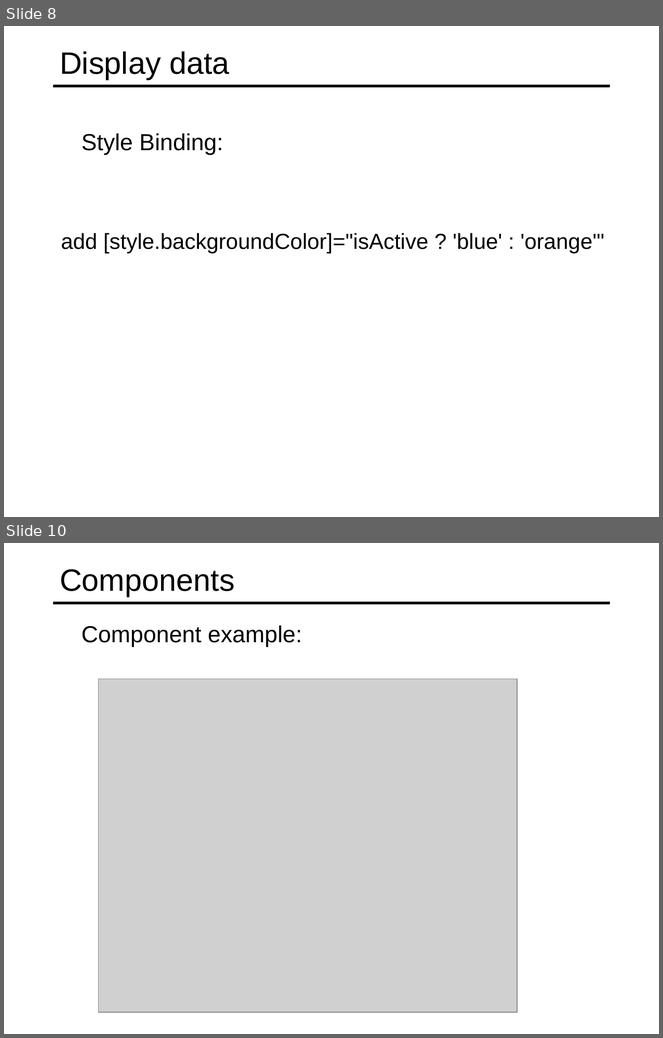
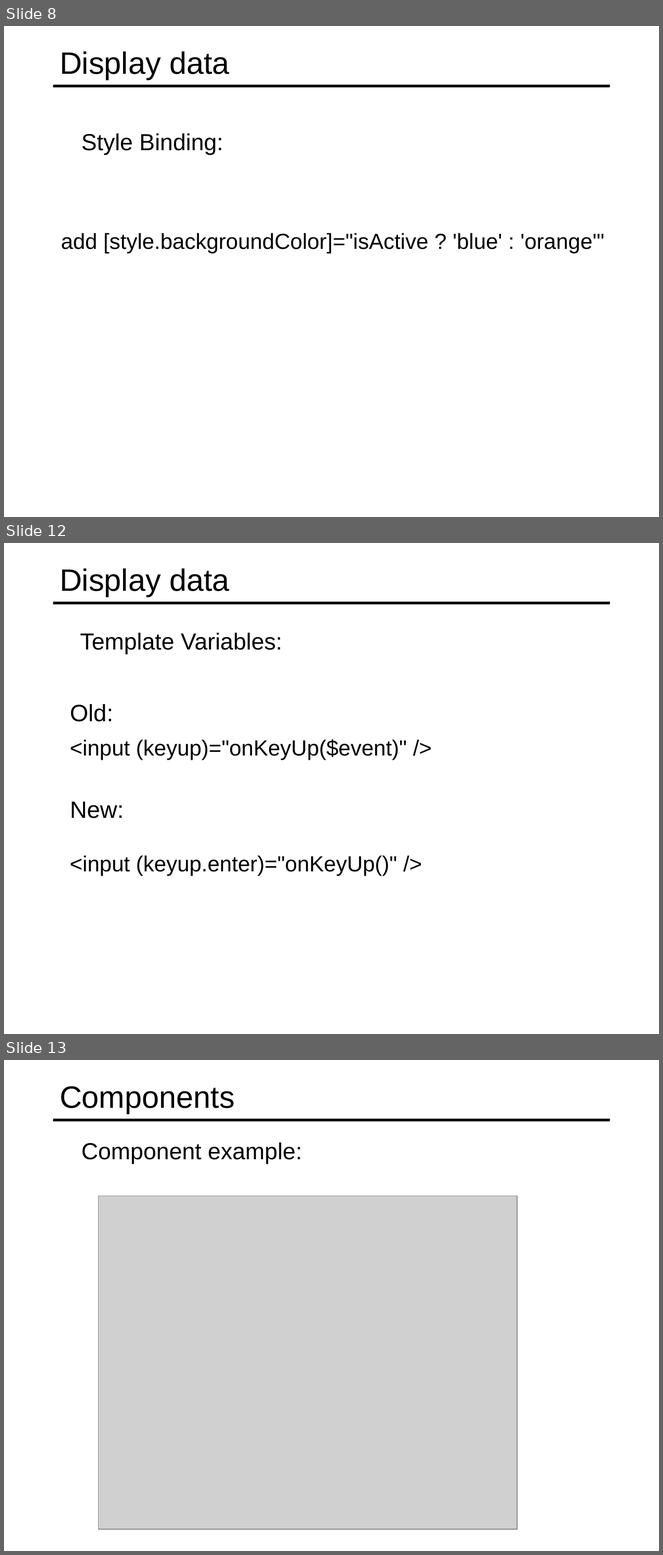
Before and after one commit to specter01wj/Jago_Link_Training, a slide deck: Angular/Angular7/Angular Advanced Course/Essentials/2.Displaying Data and Handling Events/L2_Displaying Data and Handling Events.ppt. Shown one above the other, each under a label of ours: slides 8 and 10 before the commit, slides 8, 12 and 13 after it; the slides between them are not shown. The pictures are 663x1038 and 663x1555 pixels, drawn with LibreOffice and Linux fonts; fonts in the diff are those of the drawing; grey boxes stand for pictures. Boxes give left, top, right and bottom in pixels: in the first picture for what was removed or moved away, otherwise in the second. Text is boxed around its words. In the diff, an @@ line names an element or a change of style, - is before the commit and + after.

```diff
--- a/Angular/Angular7/Angular Advanced Course/Essentials/2.Displaying Data and Handling Events/L2_Displaying Data and Handling Events.ppt
+++ b/Angular/Angular7/Angular Advanced Course/Essentials/2.Displaying Data and Handling Events/L2_Displaying Data and Handling Events.ppt
@@ slide 12 added at bbox=[4, 543, 659, 1034], background #FFFFFF; not listed: 1 template element that a slide beside it also shows @@
@@ title added at bbox=[60, 568, 230, 596], 34 pt, text #000000 @@
+Display data
@@ text added at bbox=[80, 632, 282, 654], 25.5 pt, text #000000 @@
+  Template Variables:
@@ text added at bbox=[70, 704, 113, 722], 26 pt, text #000000 @@
+  Old:
@@ text added at bbox=[70, 740, 407, 760], 24 pt, text #000000 @@
+  <input (keyup)="onKeyUp($event)" />
@@ text added at bbox=[70, 801, 124, 819], 26 pt, text #000000 @@
+  New:
@@ text added at bbox=[70, 856, 397, 876], 24 pt, text #000000 @@
+  <input (keyup.enter)="onKeyUp()" />
@@ what was slide 10 is now slide 13 @@
```
Also in this commit, not shown: 3 other slides added, 1 slide removed, 1 other file.
